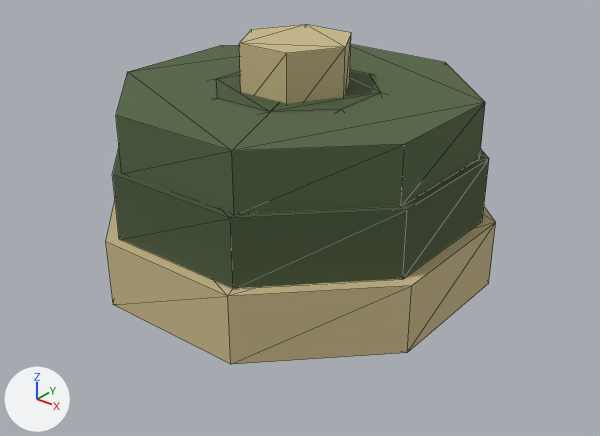
Before and after pictures for a commit that changed the glTF model src/main/resources/watch/models/cosmetics/walker/knitted_beanie.glb.
Both versions are drawn from a 50 mm lens placed at (0.46, -0.57, 1.892), pointed at (0.019, -0.019, 1.55). The lights are fixed; the arrows at lower left show +X, +Y and +Z. The picture after the commit comes second. Mesh edges are drawn as thin lines. Vertices at exactly the same position are counted once.

The older version as bpy lines, for what is in view:
```python
me_knitted_beanie_head = bpy.data.meshes.new('knitted_beanie_head')
me_knitted_beanie_head.from_pydata(...)  # an 8-sided cylinder along z spanning x -0.174..0.174, y -0.174..0.174, z 1.494..1.558, material slot 0; a 6-sided cylinder along z spanning x -0.053..0.053, y -0.046..0.046, z 1.652..1.714, material slot 0; an 8-sided cylinder along z spanning x -0.163..0.163, y -0.163..0.163, z 1.557..1.619, material slot 1; an 8-sided cut cone along z (radius 0.163 at the low end, 0.078 at the high end) spanning x -0.15..0.15, y -0.15..0.15, z 1.651..1.671, material slot 1; an 8-sided cylinder along z spanning x -0.156..0.156, y -0.156..0.156, z 1.618..1.67, material slot 2
me_knitted_beanie_head.materials.append(mat_knitted_beanie_trim)  # beige #c9b98a
me_knitted_beanie_head.materials.append(mat_knitted_beanie_main)  # dark green #4a5a3c
me_knitted_beanie_head.materials.append(mat_knitted_beanie_main_light)  # dark green #546644
ob_knitted_beanie_head = bpy.data.objects.new('knitted_beanie_head', me_knitted_beanie_head)
ob_knitted_beanie_head.location = (0.0, 0.0, 0.0)
```
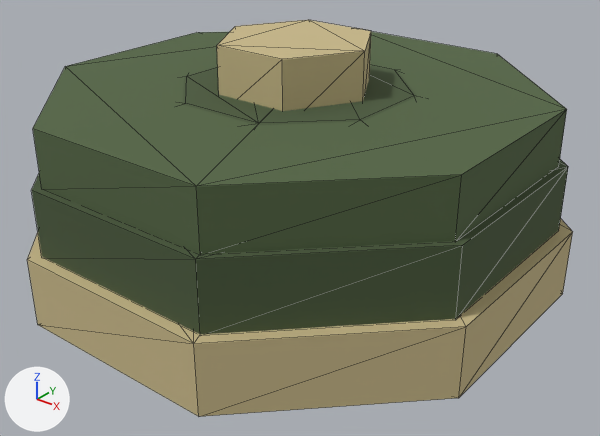
The change in detail:
me_knitted_beanie_head is used by ob_knitted_beanie_head; location (0.0, 0.0, 0.0).
me_knitted_beanie_head had 76 vertices, 132 faces and spanned x -0.174..0.174, y -0.174..0.174, z 1.494..1.714.
me_knitted_beanie_head now has 76 vertices, 132 faces and spans x -0.236..0.236, y -0.236..0.236, z 1.494..1.714.
me_knitted_beanie_head part 1: the loose piece of 16 vertices spanning x -0.174..0.174, y -0.174..0.174, z 1.494..1.558 is scaled about its middle by (1.36, 1.36, 1).
me_knitted_beanie_head part 2: the loose piece of 12 vertices spanning x -0.053..0.053, y -0.046..0.046, z 1.652..1.714 is scaled about its middle by (1.38, 1.38, 1).
me_knitted_beanie_head part 3: the loose piece of 16 vertices spanning x -0.163..0.163, y -0.163..0.163, z 1.557..1.619 is scaled about its middle by (1.38, 1.38, 1).
me_knitted_beanie_head part 4: the loose piece of 16 vertices spanning x -0.156..0.156, y -0.156..0.156, z 1.618..1.67 is scaled about its middle by (1.4, 1.4, 1).
Part 5, on me_knitted_beanie_head:
Vertex 44 of me_knitted_beanie_head moves from (0.062, 0.15, 1.651) to (0.088, 0.212, 1.651).
Vertex 45 of me_knitted_beanie_head moves from (0.15, 0.062, 1.651) to (0.212, 0.088, 1.651).
Vertex 46 of me_knitted_beanie_head moves from (0.15, -0.062, 1.651) to (0.212, -0.088, 1.651).
Vertex 47 of me_knitted_beanie_head moves from (0.062, -0.15, 1.651) to (0.088, -0.212, 1.651).
Vertex 48 of me_knitted_beanie_head moves from (-0.062, -0.15, 1.651) to (-0.088, -0.212, 1.651).
Vertex 49 of me_knitted_beanie_head moves from (-0.15, -0.062, 1.651) to (-0.212, -0.088, 1.651).
Vertex 50 of me_knitted_beanie_head moves from (-0.15, 0.062, 1.651) to (-0.212, 0.088, 1.651).
Vertex 51 of me_knitted_beanie_head moves from (-0.062, 0.15, 1.651) to (-0.088, 0.212, 1.651).
Vertex 52 of me_knitted_beanie_head moves from (0.03, 0.072, 1.671) at pixel (368, 73) to (0.041, 0.099, 1.671) at pixel (394, 69).
Vertex 53 of me_knitted_beanie_head moves from (0.072, 0.03, 1.671) at pixel (380, 92) to (0.099, 0.041, 1.671) at pixel (414, 95).
Vertex 54 of me_knitted_beanie_head moves from (0.072, -0.03, 1.671) at pixel (341, 109) to (0.099, -0.041, 1.671) at pixel (360, 119).
Vertex 55 of me_knitted_beanie_head moves from (0.03, -0.072, 1.671) at pixel (269, 111) to (0.041, -0.099, 1.671) at pixel (258, 123).
Vertex 56 of me_knitted_beanie_head moves from (-0.03, -0.072, 1.671) at pixel (217, 98) to (-0.041, -0.099, 1.671) at pixel (185, 103).
Vertex 57 of me_knitted_beanie_head moves from (-0.072, -0.03, 1.671) at pixel (216, 78) to (-0.099, -0.041, 1.671) at pixel (186, 76).
Vertex 58 of me_knitted_beanie_head moves from (-0.072, 0.03, 1.671) to (-0.099, 0.041, 1.671).
Vertex 59 of me_knitted_beanie_head moves from (-0.03, 0.072, 1.671) to (-0.041, 0.099, 1.671).

Location of each change, (x1, y1, x2, y2) in pixels of the pictures (600 x 436 px; the box of a moved part takes in the faces that stretch with it):
'knitted_beanie_head', reshaped (40% wider, 17% taller): before (106, 25, 496, 364); after (27, 20, 573, 417)
part 1 of me_knitted_beanie_head, moved or reshaped: before (106, 202, 496, 364); after (27, 218, 573, 417)
part 2 of me_knitted_beanie_head, moved or reshaped: before (239, 25, 351, 104); after (217, 20, 371, 111)
part 3 of me_knitted_beanie_head, moved or reshaped: before (112, 149, 489, 288); after (32, 159, 568, 335)
part 4 of me_knitted_beanie_head, moved or reshaped: before (116, 44, 485, 214); after (33, 32, 567, 254)
part 5 of me_knitted_beanie_head, moved or reshaped: before (214, 70, 383, 113); after (183, 65, 417, 125)
